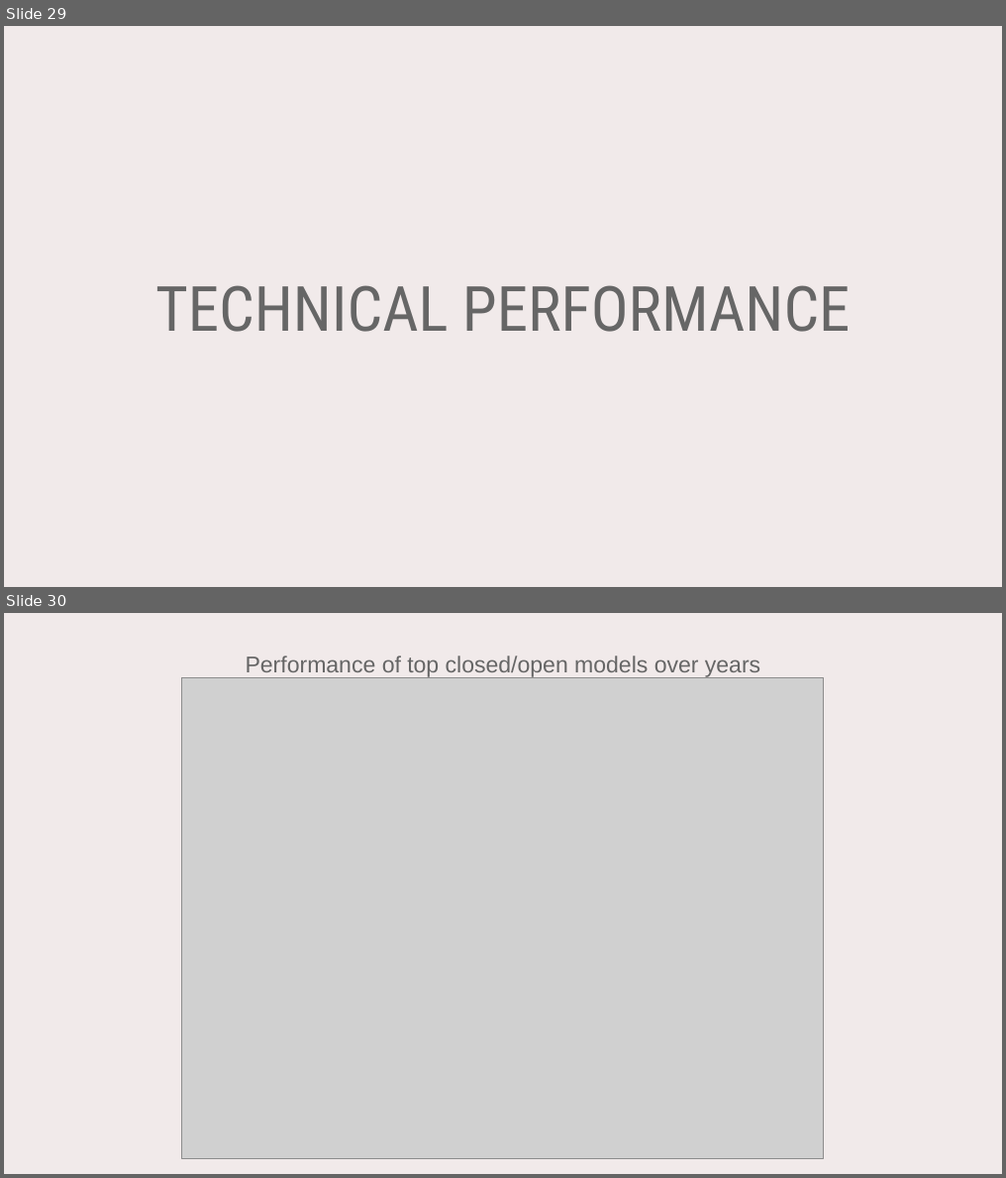
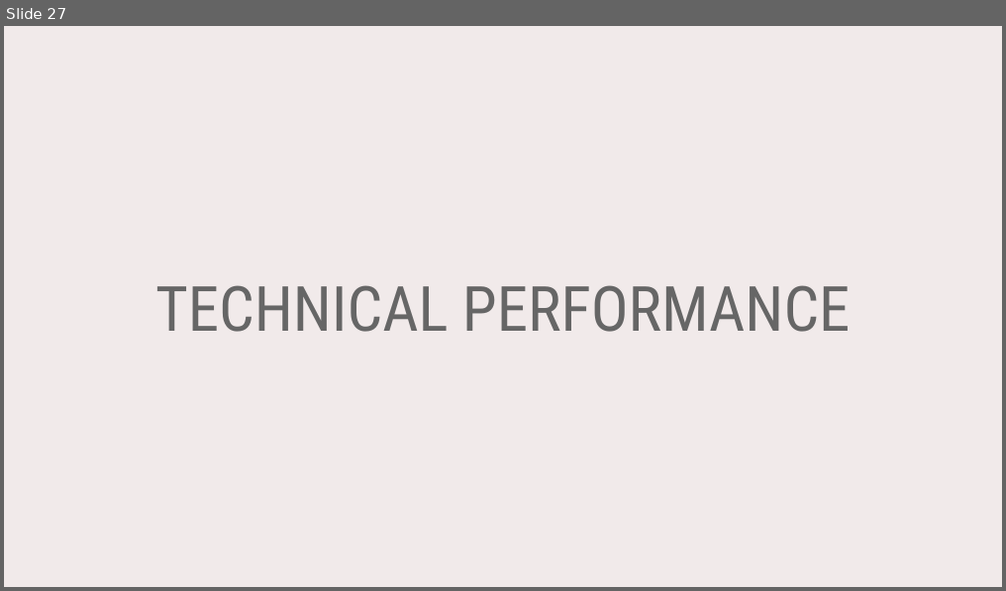
Before and after one commit to Alit54/UniMi---Scientific-Visualization, a slide deck: presentation.odp. Shown one above the other, each under a label of ours: slides 29 and 30 before the commit, slide 27 after it. The pictures are 1006x1178 and 1006x591 pixels, drawn with LibreOffice and Linux fonts; fonts in the diff are those of the drawing; grey boxes stand for pictures. Boxes give left, top, right and bottom in pixels: in the first picture for what was removed or moved away, otherwise in the second. Text is boxed around its words. In the diff, an @@ line names an element or a change of style, - is before the commit and + after.

Commit message:
Fixed presentation

```diff
--- a/presentation.odp
+++ b/presentation.odp
@@ slide 30 removed at [4,613,1002,1174], background #F1EAEA @@
@@ text removed at [246,656,760,677] @@
-Performance of top closed/open models over years
@@ picture removed at [182,678,825,1158] @@
@@ what was slide 29 is now slide 27 @@
```
Also in this commit, not shown: 2 other slides removed, 1 other file.
